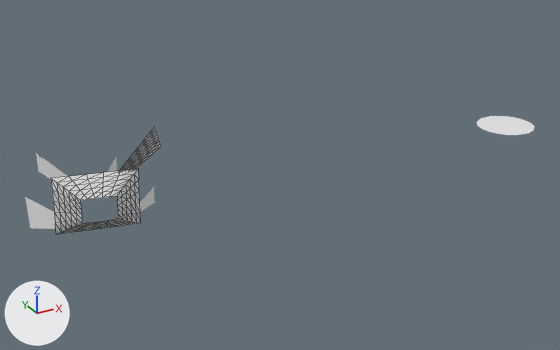
A saved change to the FBX model 3D Assets/Fx/pref_fx_lobby_000303_asia_scene_effects_hs_lv3 (1)/pref_fx_lobby_000303_asia_scene_effects_hs_lv3.fbx.
The view is the same before and after, from a camera (50 mm lens) standing at (0.401, -0.752, 0.377) and looking at (0.848, 0.061, -0.029). Lighting does not change. The marker at lower left points along +X, +Y and +Z. Mesh edges are drawn as thin lines on the coarser meshes. Where no turn or scale is listed for an object, it has been applied to the vertices.

Objects in the first picture: 'canliu03', 'canliu05', 'kuosan01', 'kuosan09'.
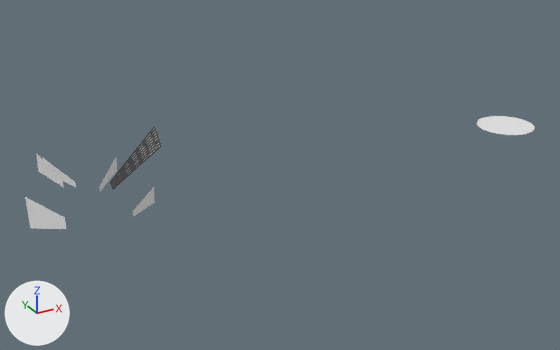
Location of each change, [x1, y1, x2, y2] in pixels of the pictures (560 x 350 px):
'kuosan09', no longer drawn: before [51, 169, 141, 234]

What the commit changed:
Object 'kuosan09' (ob_kuosan09) now shows nothing instead of me_kuosan09.
